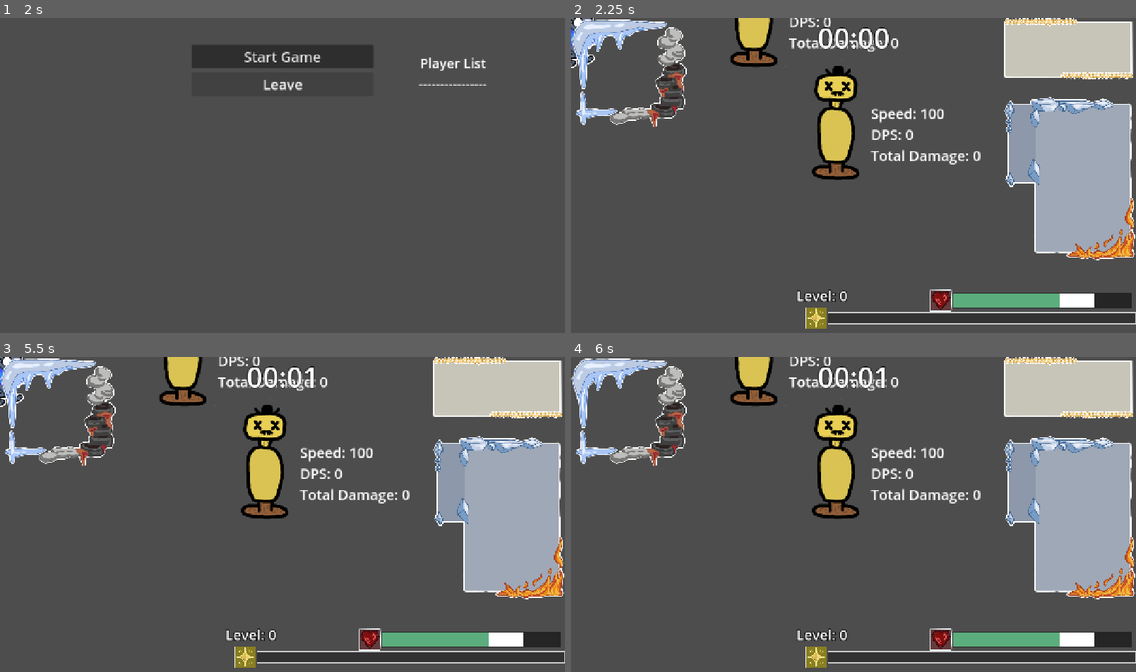
Above: before the commit, frames 1-4 (two rows, left to right).
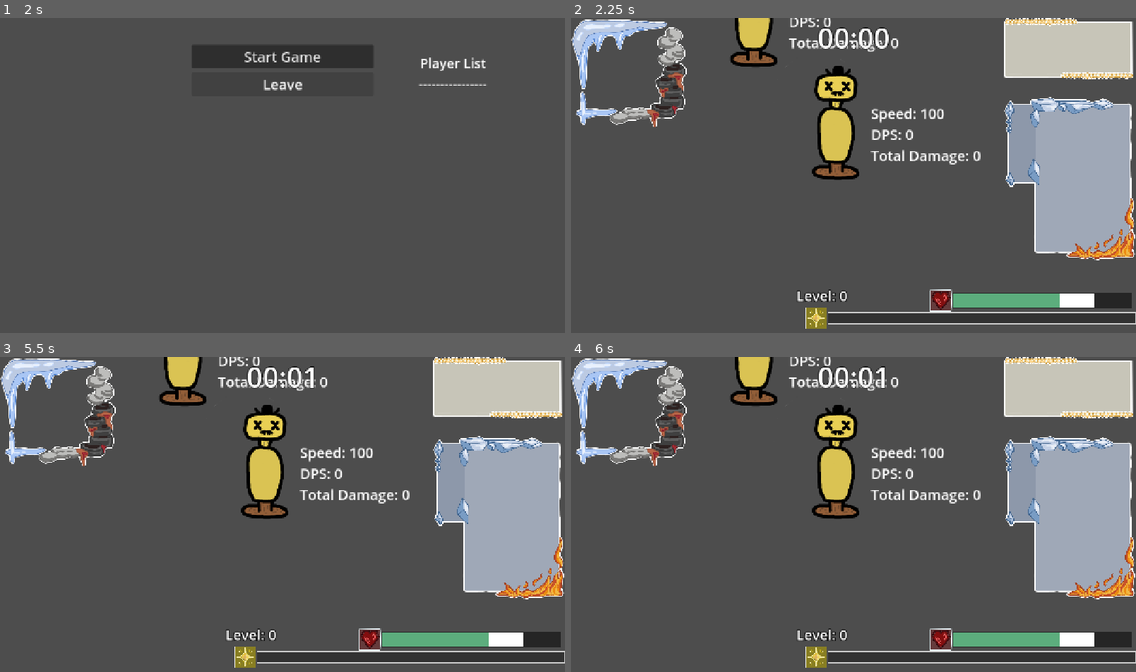
Above: after the commit, the same moments.

Repository: YummyBerry1108/P.A.L
Game: Godot game, scene res://scenes/menu.tscn
Same seed, same stepped clock (60 frames per second), same inputs: the game is played once before the commit and once after it. The engine's default icon, where the game draws it, is replaced by a stand-in: a white triangle on a blue panel in a dark square.
Inputs (mouse positions are in pixels of both pictures, inside the frame that each line leads up to):
- Up to frame 1 (2 s): click (282, 175) at 0.52 s; type "Alex" at 0.6 s; click "Client" at 1.25 s
- Up to frame 2 (2.25 s): click "Start Game" at 2 s
- Up to frame 3 (5.5 s): tap Enter at 2.75, 5 s; move the mouse to (406, 498) at 2.77 s; hold D (right) 2.78-3.53 s; hold R (force_game_over) 2.78-3.53 s; tap Space (shoot) at 3.5 s; move the mouse to (169, 530) at 3.52 s; hold S (down) 3.53-4.25 s; tap E (get_exp) at 3.6 s; click "Start Game" at 4.25 s; move the mouse to (339, 445) at 5.02 s; hold D (right) from 5.03 s (still down); hold Space (shoot) from 5.03 s (still down)
- Up to frame 4 (6 s): move the mouse to (825, 577) at 5.77 s; release D (right) at 5.78 s; release Space (shoot) at 5.78 s; hold W (up) from 5.78 s (still down); tap R (force_game_over) at 5.85 s

Frame 1 is identical in both runs. In frame 2, 0.2% of the frame differs, in the area x 0-5%, y 0-16%; in frame 3, 0.2%; in frame 4, nothing differs.

Commit message:
add behavior_tree to every cretrue

Diff:
--- a/scenes/enemies/projectile/fire_path.tscn
+++ /dev/null
@@ -1,15 +0,0 @@
-[gd_scene load_steps=3 format=3 uid="uid://bhu3q46x60l8i"]
-
-[ext_resource type="Script" uid="uid://b4ovi23suhp3p" path="res://scripts/enemies/projectiles/fire_path.gd" id="1_tp3f8"]
-[ext_resource type="Texture2D" uid="uid://64gwusxyxfto" path="res://icon.svg" id="2_afj2n"]
-
-[node name="FirePath" type="Line2D"]
-points = PackedVector2Array(0, 0)
-texture = ExtResource("2_afj2n")
-texture_mode = 2
-script = ExtResource("1_tp3f8")
-
-[node name="Hitbox" type="Area2D" parent="."]
-collision_mask = 64
-
-[node name="AnimationPlayer" type="AnimationPlayer" parent="."]
--- /dev/null
+++ b/scenes/enemies/projectile/fire_trail.tscn
@@ -0,0 +1,16 @@
+[gd_scene load_steps=3 format=3 uid="uid://bhu3q46x60l8i"]
+
+[ext_resource type="Texture2D" uid="uid://64gwusxyxfto" path="res://icon.svg" id="1_jk58p"]
+[ext_resource type="Script" uid="uid://b4ovi23suhp3p" path="res://scripts/enemies/projectiles/fire_trail.gd" id="2_b0n0u"]
+
+[node name="FireTrail" type="Line2D"]
+points = PackedVector2Array(0, 0)
+width = 100.0
+texture = ExtResource("1_jk58p")
+texture_mode = 2
+script = ExtResource("2_b0n0u")
+duration = 5.0
+
+[node name="Hitbox" type="Area2D" parent="."]
+collision_layer = 64
+collision_mask = 32
--- /dev/null
+++ b/scenes/enemies/projectile/projectile_spawer.tscn
@@ -0,0 +1,6 @@
+[gd_scene load_steps=2 format=3 uid="uid://c12s4hrhxvltl"]
+
+[ext_resource type="Script" uid="uid://cqo7dhdmm7uc6" path="res://scripts/enemies/projectiles/projectile_spawer.gd" id="1_05apt"]
+
+[node name="ProjectileSpawer" type="Node2D"]
+script = ExtResource("1_05apt")
--- a/scenes/enemies/rabbit.tscn
+++ b/scenes/enemies/rabbit.tscn
@@ -1,7 +1,7 @@
 [gd_scene load_steps=31 format=3 uid="uid://cvbjuk7t2yx1x"]
 
 [ext_resource type="Script" uid="uid://djl6rfudyctlt" path="res://scripts/enemies/rabbit.gd" id="1_0rrc3"]
-[ext_resource type="PackedScene" uid="uid://bhu3q46x60l8i" path="res://scenes/enemies/projectile/fire_path.tscn" id="2_qo215"]
+[ext_resource type="PackedScene" uid="uid://bhu3q46x60l8i" path="res://scenes/enemies/projectile/fire_trail.tscn" id="2_81xei"]
 [ext_resource type="Shader" uid="uid://dlq8hyfh2pkr1" path="res://shader/hit_flash.tres" id="3_haj5u"]
 [ext_resource type="Texture2D" uid="uid://du7erdpx55xaj" path="res://imgs/enemies/Rabbit/frame_0001.png" id="4_ka7i1"]
 [ext_resource type="Script" uid="uid://ckuysfco5ijdx" path="res://scripts/components/damage_component.gd" id="5_46k04"]
@@ -64,8 +64,8 @@
 }]
 
 [sub_resource type="CapsuleShape2D" id="CapsuleShape2D_haj5u"]
-radius = 114.583
-height = 287.5
+radius = 54.3333
+height = 146.667
 
 [sub_resource type="Animation" id="Animation_de8r6"]
 length = 0.001
@@ -118,21 +118,21 @@
 [node name="Rabbit" type="CharacterBody2D"]
 z_index = 2
 z_as_relative = false
-scale = Vector2(0.48, 0.48)
 collision_layer = 4
 collision_mask = 5
 script = ExtResource("1_0rrc3")
-fire_path = ExtResource("2_qo215")
+fire_trail_scene = ExtResource("2_81xei")
 hp = 75.0
 damage = 15.0
 
 [node name="AnimatedSprite2D" type="AnimatedSprite2D" parent="."]
 material = SubResource("ShaderMaterial_haj5u")
+position = Vector2(0, -41)
+scale = Vector2(0.48, 0.48)
 sprite_frames = SubResource("SpriteFrames_nu5es")
 speed_scale = 2.0
 
 [node name="CollisionShape2D" type="CollisionShape2D" parent="."]
-position = Vector2(-6.25, 91.6667)
 shape = SubResource("CapsuleShape2D_haj5u")
 
 [node name="HitBox" type="Area2D" parent="."]
@@ -140,7 +140,6 @@
 collision_mask = 32
 
 [node name="CollisionShape2D" type="CollisionShape2D" parent="HitBox"]
-position = Vector2(-6.25, 91.6667)
 shape = SubResource("CapsuleShape2D_haj5u")
 
 [node name="HurtBox" type="Area2D" parent="."]
@@ -148,7 +147,6 @@
 collision_mask = 16
 
 [node name="CollisionShape2D" type="CollisionShape2D" parent="HurtBox"]
-position = Vector2(-6.25, 91.6667)
 shape = SubResource("CapsuleShape2D_haj5u")
 
 [node name="HitFlashAnimationPlayer" type="AnimationPlayer" parent="."]
@@ -186,12 +184,12 @@
 metadata/_custom_type_script = "uid://bksmn3hpunxeh"
 
 [node name="Label" type="Label" parent="."]
-offset_left = -133.333
-offset_top = -377.083
-offset_right = 136.667
-offset_bottom = -240.083
+offset_left = -135.0
+offset_top = -258.0
+offset_right = 135.0
+offset_bottom = -121.0
 theme_override_font_sizes/font_size = 100
-text = "input"
+text = "Test"
 horizontal_alignment = 1
 
 [node name="BehaviorTreeComponent" type="Node" parent="." node_paths=PackedStringArray("actor", "default_behavior")]
--- a/scenes/enemies/rock.tscn
+++ b/scenes/enemies/rock.tscn
@@ -6,6 +6,9 @@
 [ext_resource type="Script" uid="uid://bksmn3hpunxeh" path="res://scripts/components/knockback_component.gd" id="5_285kf"]
 [ext_resource type="Script" uid="uid://bp7kkgm88fxmj" path="res://scripts/components/effect_component.gd" id="5_betv5"]
 [ext_resource type="Script" uid="uid://ckuysfco5ijdx" path="res://scripts/components/damage_component.gd" id="5_ouckr"]
+[ext_resource type="Script" uid="uid://q7ubwpg31bmi" path="res://scripts/components/hehavior_tree_component.gd" id="7_betv5"]
+[ext_resource type="Script" uid="uid://b3gyv5sde7b5r" path="res://scripts/hehaviors/rock/chase.gd" id="8_45ckn"]
+[ext_resource type="Script" uid="uid://vfdyi7a8s5vq" path="res://scripts/hehaviors/knockback.gd" id="8_bsk3k"]
 
 [sub_resource type="ShaderMaterial" id="ShaderMaterial_ik6fu"]
 resource_local_to_scene = true
@@ -115,14 +118,32 @@
 script = ExtResource("5_betv5")
 metadata/_custom_type_script = "uid://bp7kkgm88fxmj"
 
-[node name="KnockbackComponent" type="Node" parent="." node_paths=PackedStringArray("actor", "hurt_box")]
+[node name="KnockbackComponent" type="Node" parent="." node_paths=PackedStringArray("actor", "hurt_box", "behavior_tree_component")]
 script = ExtResource("5_285kf")
 actor = NodePath("..")
 hurt_box = NodePath("../HurtBox")
 knockback_resistance = 0.9
+behavior_tree_component = NodePath("../BehaviorTreeComponent")
 metadata/_custom_type_script = "uid://bksmn3hpunxeh"
 
 [node name="MultiplayerSynchronizer" type="MultiplayerSynchronizer" parent="."]
 replication_config = SubResource("SceneReplicationConfig_42d3v")
 
+[node name="BehaviorTreeComponent" type="Node" parent="." node_paths=PackedStringArray("actor", "default_behavior")]
+script = ExtResource("7_betv5")
+actor = NodePath("..")
+default_behavior = NodePath("Chase")
+metadata/_custom_type_script = "uid://q7ubwpg31bmi"
+
+[node name="Chase" type="Node" parent="BehaviorTreeComponent" node_paths=PackedStringArray("actor")]
+script = ExtResource("8_45ckn")
+actor = NodePath("../..")
+metadata/_custom_type_script = "uid://djghp02rtdu1r"
+
+[node name="Knockback" type="Node" parent="BehaviorTreeComponent" node_paths=PackedStringArray("knockback_component", "actor")]
+script = ExtResource("8_bsk3k")
+knockback_component = NodePath("../../KnockbackComponent")
+actor = NodePath("../..")
+metadata/_custom_type_script = "uid://djghp02rtdu1r"
+
 [connection signal="area_entered" from="HurtBox" to="." method="_on_hurt_box_area_entered"]
--- a/scenes/enemies/snail.tscn
+++ b/scenes/enemies/snail.tscn
@@ -24,6 +24,9 @@
 [ext_resource type="Texture2D" uid="uid://chu6dg7y28u66" path="res://imgs/enemies/Snail/frame_0016.png" id="20_4pnik"]
 [ext_resource type="Script" uid="uid://doq8etj8lyb57" path="res://scripts/components/animation_component.gd" id="21_e81s0"]
 [ext_resource type="Script" uid="uid://bp7kkgm88fxmj" path="res://scripts/components/effect_component.gd" id="23_e81s0"]
+[ext_resource type="Script" uid="uid://q7ubwpg31bmi" path="res://scripts/components/hehavior_tree_component.gd" id="25_n6ysy"]
+[ext_resource type="Script" uid="uid://bc0f5shngihsy" path="res://scripts/hehaviors/snail/chase.gd" id="26_kgl5u"]
+[ext_resource type="Script" uid="uid://vfdyi7a8s5vq" path="res://scripts/hehaviors/knockback.gd" id="27_yexrt"]
 
 [sub_resource type="ShaderMaterial" id="ShaderMaterial_er827"]
 resource_local_to_scene = true
@@ -203,14 +206,32 @@
 script = ExtResource("23_e81s0")
 metadata/_custom_type_script = "uid://bp7kkgm88fxmj"
 
-[node name="KnockbackComponent" type="Node" parent="." node_paths=PackedStringArray("actor", "hurt_box")]
+[node name="KnockbackComponent" type="Node" parent="." node_paths=PackedStringArray("actor", "hurt_box", "behavior_tree_component")]
 script = ExtResource("6_nube2")
 actor = NodePath("..")
 hurt_box = NodePath("../HurtBox")
 knockback_resistance = 0.3
+behavior_tree_component = NodePath("../BehaviorTreeComponent")
 metadata/_custom_type_script = "uid://bksmn3hpunxeh"
 
 [node name="MultiplayerSynchronizer" type="MultiplayerSynchronizer" parent="."]
 replication_config = SubResource("SceneReplicationConfig_ju45m")
 
+[node name="BehaviorTreeComponent" type="Node" parent="." node_paths=PackedStringArray("actor", "default_behavior")]
+script = ExtResource("25_n6ysy")
+actor = NodePath("..")
+default_behavior = NodePath("Chase")
+metadata/_custom_type_script = "uid://q7ubwpg31bmi"
+
+[node name="Chase" type="Node" parent="BehaviorTreeComponent" node_paths=PackedStringArray("actor")]
+script = ExtResource("26_kgl5u")
+actor = NodePath("../..")
+metadata/_custom_type_script = "uid://djghp02rtdu1r"
+
+[node name="Knockback" type="Node" parent="BehaviorTreeComponent" node_paths=PackedStringArray("knockback_component", "actor")]
+script = ExtResource("27_yexrt")
+knockback_component = NodePath("../../KnockbackComponent")
+actor = NodePath("../..")
+metadata/_custom_type_script = "uid://djghp02rtdu1r"
+
 [connection signal="area_entered" from="HurtBox" to="." method="_on_hurt_box_area_entered"]
--- a/scenes/main.tscn
+++ b/scenes/main.tscn
@@ -7,7 +7,6 @@
 [ext_resource type="PackedScene" uid="uid://b78bhpq31lil4" path="res://scenes/etc/exp_orb.tscn" id="3_tefeu"]
 [ext_resource type="Script" uid="uid://dnfxyldutu048" path="res://scripts/enemies/enemy_spawner.gd" id="5_choun"]
 [ext_resource type="Texture2D" uid="uid://dh1miktqbp1rb" path="res://imgs/tiles/lava_tiles/lava_1.png" id="5_tefeu"]
-[ext_resource type="PackedScene" uid="uid://cvbjuk7t2yx1x" path="res://scenes/enemies/rabbit.tscn" id="5_ya4ey"]
 [ext_resource type="Texture2D" uid="uid://cl5ikthv13mvh" path="res://imgs/tiles/lava_tiles/lava_2.png" id="6_tipki"]
 [ext_resource type="Texture2D" uid="uid://cmrcwa5hg2sk" path="res://imgs/tiles/lava_tiles/lava_3.png" id="7_85g3d"]
 [ext_resource type="Texture2D" uid="uid://b7pvaci6vlk5c" path="res://imgs/tiles/snow_tiles/snow.png" id="8_85g3d"]
@@ -450,15 +449,13 @@
 [node name="Dummy2" parent="." instance=ExtResource("1_0wfyh")]
 position = Vector2(604, 261)
 
-[node name="EnemyContainer" type="Node2D" parent="."]
-
-[node name="Rabbit" parent="EnemyContainer" instance=ExtResource("5_ya4ey")]
-
-[node name="PlayerContainer" type="Node2D" parent="."]
-
-[node name="ExpOrbContainer" type="Node2D" parent="."]
-
-[node name="ProjectileContainer" type="Node2D" parent="."]
+[node name="EnemyContainer" type="Node2D" parent="." groups=["containers"]]
+
+[node name="PlayerContainer" type="Node2D" parent="." groups=["containers"]]
+
+[node name="ExpOrbContainer" type="Node2D" parent="." groups=["containers"]]
+
+[node name="ProjectileContainer" type="Node2D" parent="." groups=["containers"]]
 
 [node name="EnemySpawner" type="Node" parent="." node_paths=PackedStringArray("map", "enemy_container")]
 script = ExtResource("5_choun")
--- a/scenes/player/player.tscn
+++ b/scenes/player/player.tscn
@@ -129,7 +129,6 @@
 [node name="Skills" type="Node" parent="."]
 
 [node name="IcicleData" parent="Skills" instance=ExtResource("6_5gtgg")]
-disable = true
 
 [node name="SnowballData" parent="Skills" instance=ExtResource("7_h17s1")]
 knockback_force = 250.0
--- a/scripts/components/hehavior_tree_component.gd
+++ b/scripts/components/hehavior_tree_component.gd
@@ -39,10 +39,12 @@
 	return true
 
 func _physics_process(delta: float) -> void:
+	if !multiplayer.is_server(): return
 	current_behavior._physics_update(delta)
 	actor.move_and_slide()
 
 func _process(delta: float) -> void:
+	if !multiplayer.is_server(): return
 	if label:
 		label.text = current_behavior.name
 	current_behavior._update(delta)
--- a/scripts/enemies/enemy.gd
+++ b/scripts/enemies/enemy.gd
@@ -31,13 +31,6 @@
 	#if texture:
 		#sprite.texture = texture
 
-func _physics_process(delta: float) -> void:
-	if not multiplayer.is_server():
-		return
-	velocity = direction * speed * speed_multiplier
-
-	move_and_slide()
-
 func update_speed() -> void:
 	speed_multiplier = effect_component.get_speed_multiplier()
 
--- a/scripts/enemies/projectiles/fire_path.gd
+++ b/scripts/enemies/projectiles/fire_trail.gd
@@ -1,4 +1,4 @@
-extends Line2D
+class_name FireTrail extends Line2D
 
 @onready var hitbox: Area2D = $Hitbox
 
@@ -19,13 +19,13 @@
 	add_point(to_local(start_pos))
 	add_point(to_local(current_pos))
 
+	if !multiplayer.is_server(): return
 	_update_collision(to_local(start_pos), to_local(current_pos))
 
 func _update_collision(p1: Vector2, p2: Vector2):
 	var dir = (p2 - p1).normalized()
 	var normal = Vector2(-dir.y, dir.x) * (width / 2.0)
 
-	# Create a rectangle polygon around the line segment
 	var poly = PackedVector2Array([
 		p1 + normal,
 		p2 + normal,
--- /dev/null
+++ b/scripts/enemies/projectiles/projectile_spawer.gd
@@ -0,0 +1,14 @@
+extends Node2D
+
+@export var projectile_scene: PackedScene
+var projectile_container: Node2D
+
+func _ready() -> void:
+	for container in get_tree().get_nodes_in_group("containers"):
+		if container.name == "ProjectileContainer":
+			projectile_container = container
+
+@rpc("any_peer", "call_local")
+func spawn() -> Node2D:
+	var projectile = projectile_scene.instantiate()
+	return projectile
--- a/scripts/enemies/rabbit.gd
+++ b/scripts/enemies/rabbit.gd
@@ -1,12 +1,6 @@
 extends Enemy
 
-@export var fire_path: PackedScene
-
-enum State { TARGET, LOCK_ON, DASH, CHASE , ROOT , IDLE}
-var current_state = State.ROOT
-
-var dash_start_point: Vector2
-var dash_finish_point: Vector2
+@export var fire_trail_scene: PackedScene
 
 @onready var state_timer: Timer = $StateTimer
 
@@ -20,78 +14,3 @@
 func _ready() -> void:
 	super()
 	speed = 250
-	if !multiplayer.is_server(): return
-	#state_timer.one_shot = true
-	#_start_root_phase()
-
-func _physics_process(delta: float) -> void:
-	if !multiplayer.is_server(): return
-	#match current_state:
-		#State.CHASE:
-			#velocity = direction * speed * speed_multiplier
-		#State.IDLE:
-			#velocity = Vector2.ZERO
-		#State.DASH:
-			#velocity = direction * dash_speed * speed_multiplier
-
-	#knockback_component.knockback_check(delta)
-	#move_and_slide()
-
-#func _start_state_timer(duration: float, next_phase: Callable) -> void:
-	#for conn in state_timer.timeout.get_connections():
-		#state_timer.timeout.disconnect(conn.callable)
-		#
-	#state_timer.timeout.connect(next_phase)
-	#state_timer.start(duration)
-#
-#func _start_root_phase() -> void:
-	#current_state = State.ROOT
-	#set_collision_mask_value(PhysicsLayers.ENEMY, true)
-	#set_collision_layer_value(PhysicsLayers.ENEMY, true)
-	#
-	#var dist = global_position.distance_to(get_nearest_player())
-	#
-	#if dist <= 500:
-		#_start_target_phase()
-	#else:
-		#_start_chase_phase()
-	#
-#func _start_chase_phase() -> void:
-	#current_state = State.CHASE
-	#
-	#var target_pos: Vector2 = get_nearest_player()
-	#direction = global_position.direction_to(target_pos)
-	#
-	#_start_state_timer(idle_duration, _start_root_phase)
-#
-#func _start_idle_phase() -> void:
-	#current_state = State.IDLE
-	#
-	#await get_tree().create_timer(idle_duration).timeout
-	#
-	#_start_state_timer(idle_duration, _start_root_phase)
-#
-#func _start_target_phase() -> void:
-	#current_state = State.TARGET
-	#
-	#velocity = Vector2.ZERO
-	#
-	#_start_state_timer(lock_duration, _start_lock_on_phase)
-#
-#func _start_lock_on_phase() -> void:
-	#
-	#current_state = State.LOCK_ON
-	#
-	#var target_pos: Vector2 = get_nearest_player()
-	#direction = global_position.direction_to(target_pos)
-	#
-	#_start_state_timer(lock_duration, _start_dash_phase)
-#
-#func _start_dash_phase() -> void:
-	#current_state = State.DASH
-	#dash_start_point = global_position
-	#
-	#set_collision_mask_value(PhysicsLayers.ENEMY, false)
-	#set_collision_layer_value(PhysicsLayers.ENEMY, false)
-	#
-	#_start_state_timer(dash_duration, _start_idle_phase)
--- a/scripts/enemies/rock.gd
+++ b/scripts/enemies/rock.gd
@@ -9,13 +9,13 @@
 	if texture:
 		sprite.texture = texture
 
-func _physics_process(delta: float) -> void:
-	if !multiplayer.is_server(): return
-	var target_pos: Vector2 = get_nearest_player()
-	direction = global_position.direction_to(target_pos)
-	var desired_velocity = direction * max_speed * speed_multiplier
-	var steering = (desired_velocity - velocity).limit_length(steer_force)
-	velocity += steering * delta
+#func _physics_process(delta: float) -> void:
+	#if !multiplayer.is_server(): return
+	#var target_pos: Vector2 = get_nearest_player()
+	#direction = global_position.direction_to(target_pos)
+	#var desired_velocity = direction * max_speed * speed_multiplier
+	#var steering = (desired_velocity - velocity).limit_length(steer_force)
+	#velocity += steering * delta
 
-	knockback_component.knockback_check(delta)
-	move_and_slide()
+	#knockback_component.knockback_check(delta)
+	#move_and_slide()
--- a/scripts/enemies/snail.gd
+++ b/scripts/enemies/snail.gd
@@ -4,10 +4,5 @@
 	super()
 	speed = 100
 
-func _physics_process(delta: float) -> void:
-	if !multiplayer.is_server(): return
-	var target_pos: Vector2 = get_nearest_player()
-	velocity = global_position.direction_to(target_pos) * speed * speed_multiplier
-
-	knockback_component.knockback_check(delta)
-	move_and_slide()
+#func _physics_process(delta: float) -> void:
+	#if !multiplayer.is_server(): return
--- a/scripts/hehaviors/rabbit/dash.gd
+++ b/scripts/hehaviors/rabbit/dash.gd
@@ -1,15 +1,26 @@
 extends Behavior
 
 @export var duration: float = 1
+var dash_start_point: Vector2
+var dash_finish_point: Vector2
 var time_left: float = 0.0
+var fire_trail: FireTrail
+
+var projectile_container: Node2D
 
 func _enter_behavior() -> void:
-	actor.dash_start_point = actor.global_position
+	fire_trail = actor.fire_trail_scene.instantiate()
+
+	add_child(fire_trail)
+
+	dash_start_point = actor.global_position
 	time_left = duration
 	actor.set_collision_mask_value(PhysicsLayers.ENEMY, false)
 	actor.set_collision_layer_value(PhysicsLayers.ENEMY, false)
 
+
 func _physics_update(delta: float) -> void:
+	fire_trail.update_path(dash_start_point, actor.global_position)
 	actor.velocity = actor.direction * actor.dash_speed * actor.speed_multiplier
 
 	time_left -= delta
@@ -17,6 +28,6 @@
 		behavior_tree_component.change_behavior("idle")
 
 func _exit_behavior() -> void:
-	actor.dash_finish_point = actor.global_position
+	dash_finish_point = actor.global_position
 	actor.set_collision_mask_value(PhysicsLayers.ENEMY, true)
 	actor.set_collision_layer_value(PhysicsLayers.ENEMY, true)
--- /dev/null
+++ b/scripts/hehaviors/rock/chase.gd
@@ -0,0 +1,8 @@
+extends Behavior
+
+func _physics_update(delta: float) -> void:
+	var target_pos: Vector2 = actor.get_nearest_player()
+	actor.direction = actor.global_position.direction_to(target_pos)
+	var desired_velocity = actor.direction * actor.max_speed * actor.speed_multiplier
+	var steering = (desired_velocity - actor.velocity).limit_length(actor.steer_force)
+	actor.velocity += steering * delta
--- /dev/null
+++ b/scripts/hehaviors/snail/chase.gd
@@ -0,0 +1,5 @@
+extends Behavior
+
+func _physics_update(delta: float) -> void:
+	var target_pos: Vector2 = actor.get_nearest_player()
+	actor.velocity = actor.global_position.direction_to(target_pos) * actor.speed * actor.speed_multiplier
--- a/scripts/main.gd
+++ b/scripts/main.gd
@@ -33,9 +33,9 @@
 
 func _process(delta: float) -> void:
 	# maybe use a timer node will be better?
-	#if timer > 3.0:
-		#timer -= 3.0
-		#enemy_spawner.spawn_enemy(enemy_names.pick_random())
+	if timer > 3.0:
+		timer -= 3.0
+		enemy_spawner.spawn_enemy(enemy_names.pick_random())
 
 	if is_timer_running:
 		time_elapsed += delta
@@ -141,5 +141,5 @@
 		_add_player_node(player_id)
 		player_amount += 1
 
-	#for i in range(3):
-		#enemy_spawner.spawn_enemy(enemy_names.pick_random())
+	for i in range(3):
+		enemy_spawner.spawn_enemy("rabbit")
--- a/scripts/player/player.gd
+++ b/scripts/player/player.gd
@@ -76,7 +76,7 @@
 	if is_instance_of(enemy_root, Enemy):
 		enemy_damage = enemy_root.damage
 	elif "damage" in enemy_root:
-		enemy_damage = enemy_root.danage
+		enemy_damage = enemy_root.damage
 
 	take_damage.rpc(enemy_damage)
 
Not shown: 1 places in scenes/enemies/rock.tscn that only renumber resources
Not shown: 1 places in scenes/enemies/snail.tscn that only renumber resources
Not shown: 1 places in scenes/main.tscn that only renumber resources
Renamed: scripts/enemies/projectiles/fire_path.gd.uid -> scripts/enemies/projectiles/fire_trail.gd.uid
Not shown, added: scripts/enemies/projectiles/projectile_spawer.gd.uid
Not shown, added: scripts/hehaviors/rock/chase.gd.uid
Not shown, added: scripts/hehaviors/snail/chase.gd.uid
